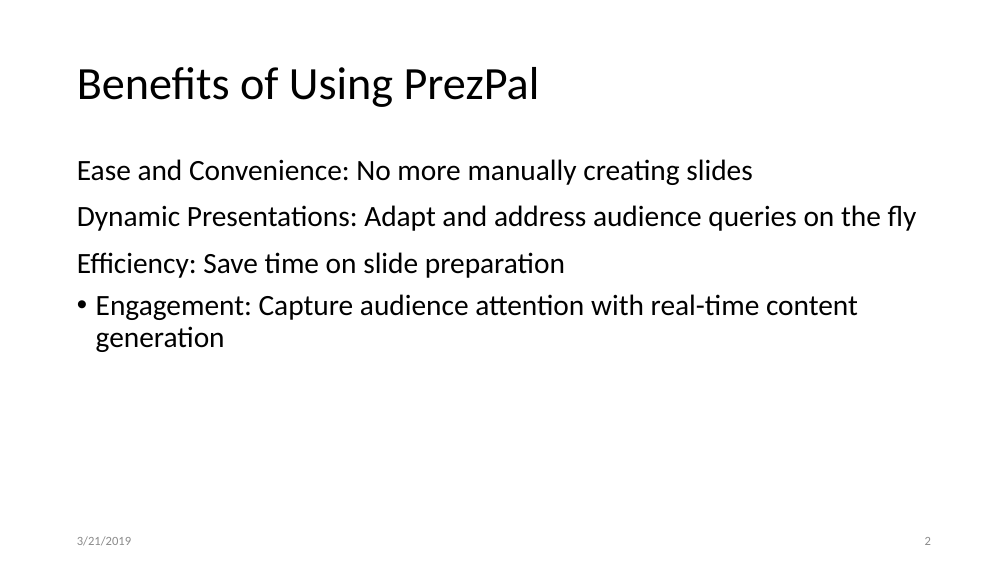
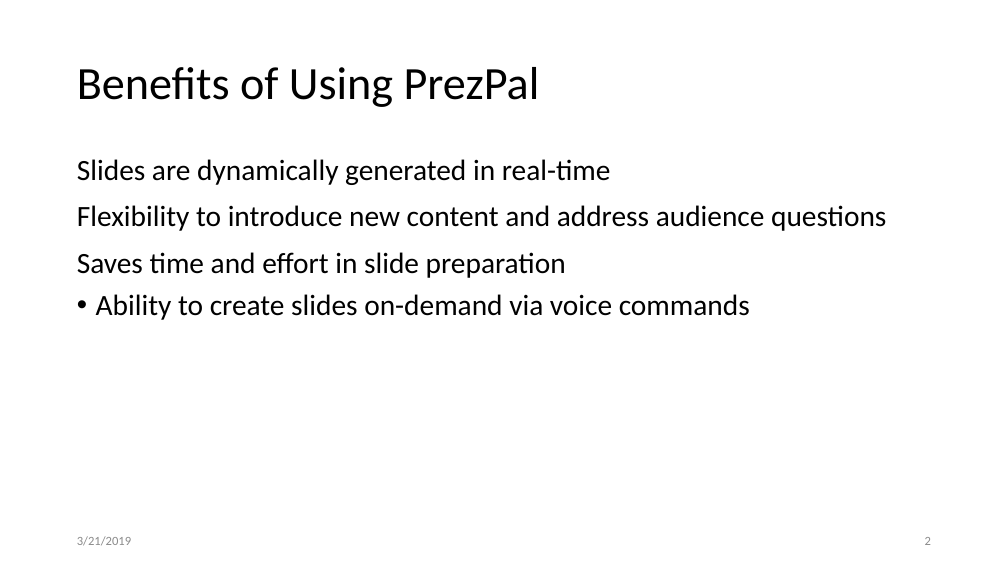
Before and after one commit to SeventhPrize/PrezPal-Dynamic-Slideshows, a slide deck: slide 2 of demo/PrezPalDemo.pptx. Drawn at 1008x567 pixels with LibreOffice and Linux fonts; fonts in the diff are those of the drawing; background and template pictures are left out. Boxes give left, top, right and bottom in pixels: in the first picture for what was removed or moved away, otherwise in the second. Text is boxed around its words. In the diff, an @@ line names an element or a change of style, - is before the commit and + after.

```diff
--- a/demo/PrezPalDemo.pptx
+++ b/demo/PrezPalDemo.pptx
@@ text at (77,159,886,320): text changed @@
-• Ease and Convenience: No more manually creating slides
-  Dynamic Presentations: Adapt and address audience queries on the fly
-  Efficiency: Save time on slide preparation
-  Engagement: Capture audience attention with real-time content generation
+• Slides are dynamically generated in real-time
+  Flexibility to introduce new content and address audience questions
+  Saves time and effort in slide preparation
+  Ability to create slides on-demand via voice commands
```
Also in this commit, not shown: 3 other files.
